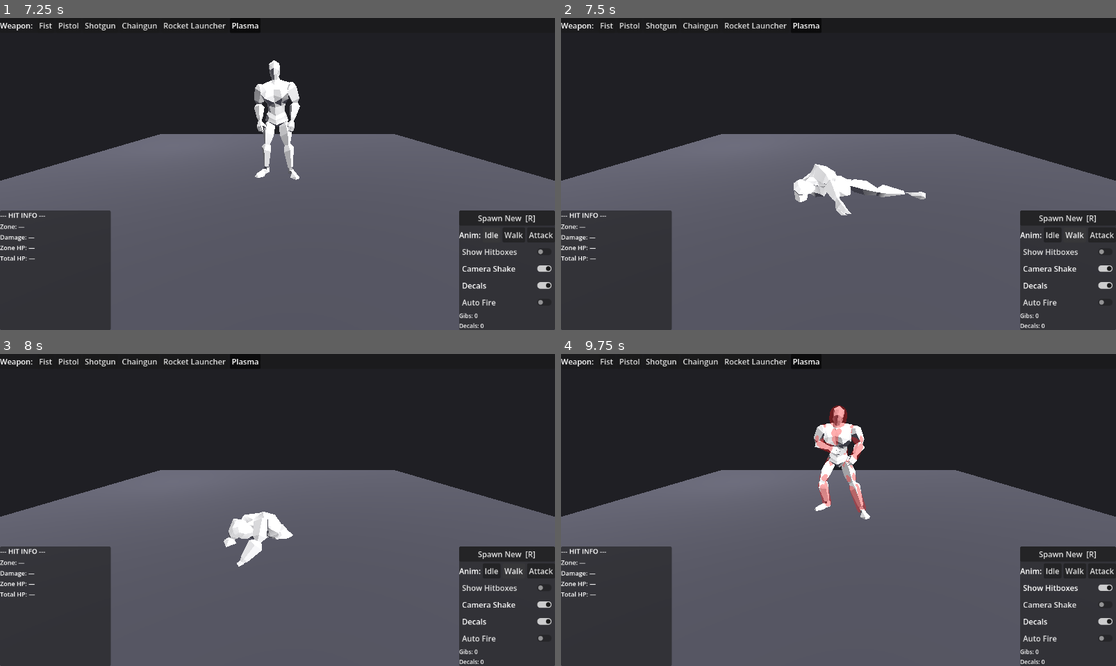
Above: before the commit, frames 1-4 (two rows, left to right).
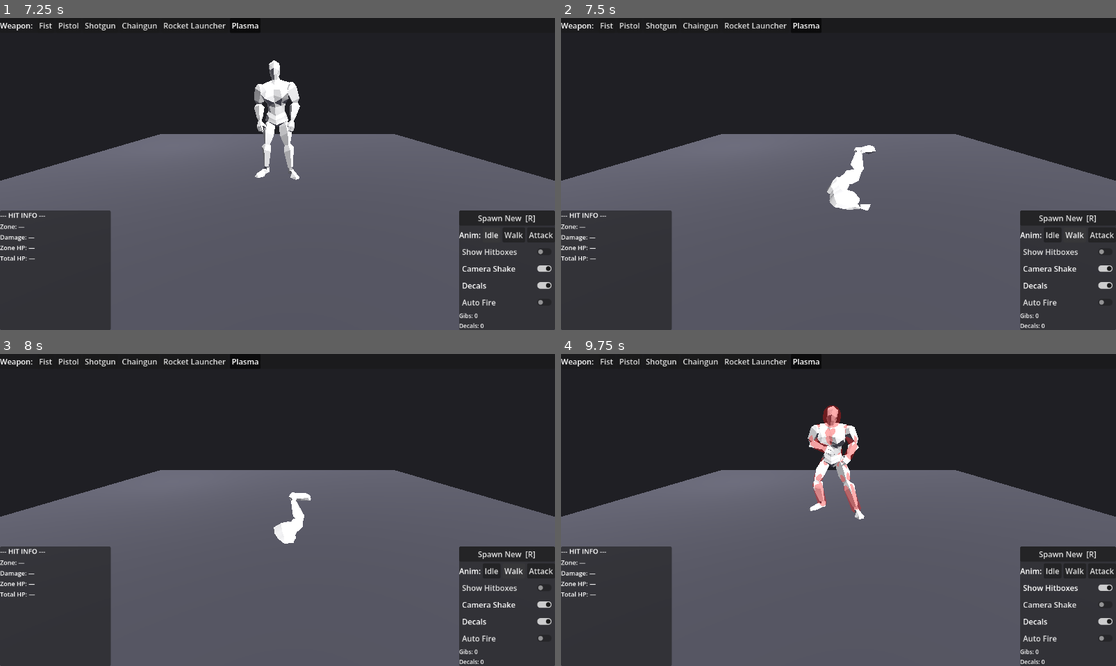
Above: after the commit, the same moments.

Repository: alexnox744-afk/gib-stand
Game: Godot game, scene res://scenes/TestStand.tscn
Same seed, same stepped clock (60 frames per second), same inputs: the game is played once before the commit and once after it.
Inputs:
- Up to frame 1 (7.25 s): click "Spawn New [R]" at 0.5 s; click "Spawn New [R]" at 1.25 s; click "Fist" at 2 s; click "Pistol" at 2.75 s; click "Shotgun" at 3.5 s; click "Chaingun" at 4.25 s; click "Rocket Launcher" at 5 s; click "Plasma" at 5.75 s; click "Idle" at 6.5 s
- Up to frame 2 (7.5 s): click "Walk" at 7.25 s
- Up to frame 3 (8 s): no input
- Up to frame 4 (9.75 s): click "Attack" at 8 s; click "Show Hitboxes" at 8.75 s; click "Camera Shake" at 9.5 s

Frame 1 is identical in both runs. In frame 2, 1.5% of the frame differs, in the area x 41-66%, y 40-64%; in frame 3, 1.2%; in frame 4, 1.9%, in the area x 44-56%, y 16-54%.

Commit message:
Remove walk root-motion/reorient hacks (keep blend time)
The merge re-introduced _strip_root_motion and _reorient_root. Removed
both again; ZombieWalking will be re-exported from Blender with the same
+Y Up axes as idle/attack, so the 90-degree tilt is fixed at the source
instead of patched in code. Blend-time crossfades and idle-after-attack
stay.

Co-Authored-By: Claude Opus 4.8 <noreply@anthropic.com>
Claude-Session: https://claude.ai/code/session_013JB6hRmxKWCMDvgayNmaPP

Diff:
--- a/scripts/Enemy.gd
+++ b/scripts/Enemy.gd
@@ -208,53 +208,6 @@
 			_anim_attack = a
 		else:
 			_anim_idle = a
-	# Mixamo-клипы едут вперёд (root motion на кости Hips). Фиксируем горизонталь
-	# корня, чтобы зомби анимировался НА МЕСТЕ — перемещение сделает будущий ИИ.
-	if _anim_walk != "":
-		_strip_root_motion(_anim_walk)
-		# ZombieWalking.glb экспортнут с иной ориентацией корня (rest Hips 0° vs
-		# -90° у idle/attack) — тело валится на 90°. Доворачиваем Hips клипа.
-		_reorient_root(_anim_walk, Quaternion(Vector3.RIGHT, -PI / 2.0))
-	if _anim_attack != "":
-		_strip_root_motion(_anim_attack)
-
-# Зануляем горизонтальное смещение корневой кости в клипе: X/Z держим на
-# значении первого кадра, вертикальный bob (Y) оставляем для живости.
-func _strip_root_motion(clip: String) -> void:
-	if _anim_player == null:
-		return
-	var anim := _anim_player.get_animation(clip)
-	if anim == null:
-		return
-	for ti in anim.get_track_count():
-		if anim.track_get_type(ti) != Animation.TYPE_POSITION_3D:
-			continue
-		if not str(anim.track_get_path(ti)).contains("Hips"):
-			continue
-		var key_count := anim.track_get_key_count(ti)
-		if key_count == 0:
-			continue
-		var first: Vector3 = anim.track_get_key_value(ti, 0)
-		for ki in key_count:
-			var v: Vector3 = anim.track_get_key_value(ti, ki)
-			anim.track_set_key_value(ti, ki, Vector3(first.x, v.y, first.z))
-
-# Доворачиваем корневую кость (Hips) клипа на компенсирующий поворот — лечит
-# рассинхрон ориентации скелета между по-разному экспортированными glb.
-func _reorient_root(clip: String, comp: Quaternion) -> void:
-	if _anim_player == null:
-		return
-	var anim := _anim_player.get_animation(clip)
-	if anim == null:
-		return
-	for ti in anim.get_track_count():
-		if anim.track_get_type(ti) != Animation.TYPE_ROTATION_3D:
-			continue
-		if not str(anim.track_get_path(ti)).contains("Hips"):
-			continue
-		for ki in anim.track_get_key_count(ti):
-			var q: Quaternion = anim.track_get_key_value(ti, ki)
-			anim.track_set_key_value(ti, ki, q * comp)
 
 func _play_clip(clip: String, loop: bool) -> void:
 	if _anim_player == null or clip == "" or not _anim_player.has_animation(clip):
